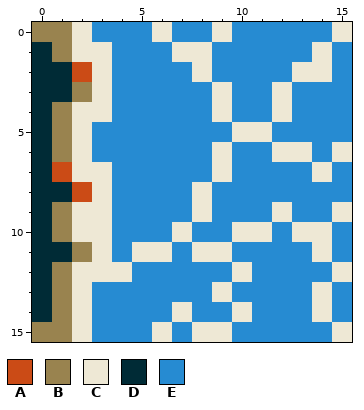
Pixel-art file, stored at ProjectMicro/Assets/Art/Tiles/Water_NES.aseprite. The picture above is the old version.
16x16 pixels, 1 frame.
Palette (. is transparent): A #cb4b16  B #99834f  C #eee8d5  D #002b36  E #268bd2
Pixels before, first column x 0:
 0 BBCEEECEECEEEEEC
 1 DBCCEEECCEEEEECE
 2 DDACEEEECEEEECCE
 3 DDBCEEEEECEECEEE
 4 DBCCEEEEECEECEEE
 5 DBCEEEEEEECCEEEE
 6 DBCEEEEEECEECCEC
 7 DACCEEEEECEEEECE
 8 DDACEEEECEEEEEEE
 9 DBCCEEEECEEECEEC
10 DBCCEEECEECCECCE
11 DDBCECCECCEEEECE
12 DBCCCEEEEECEEEEC
13 DBCEEEEEECEEEECE
14 DBCEEEECEECEEECE
15 BBCEEECECCEEEEEC
Now the later version:
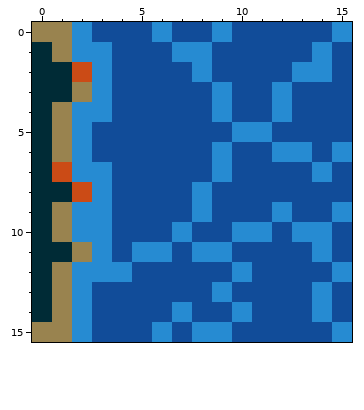
What changed:
Colour C changes from #eee8d5 to #268bd2.
Colour E changes from #268bd2 to #114c99.
Pixel boxes of the changes (left, top, right, bottom) in both pictures:
changed: (72, 22, 352, 342)
